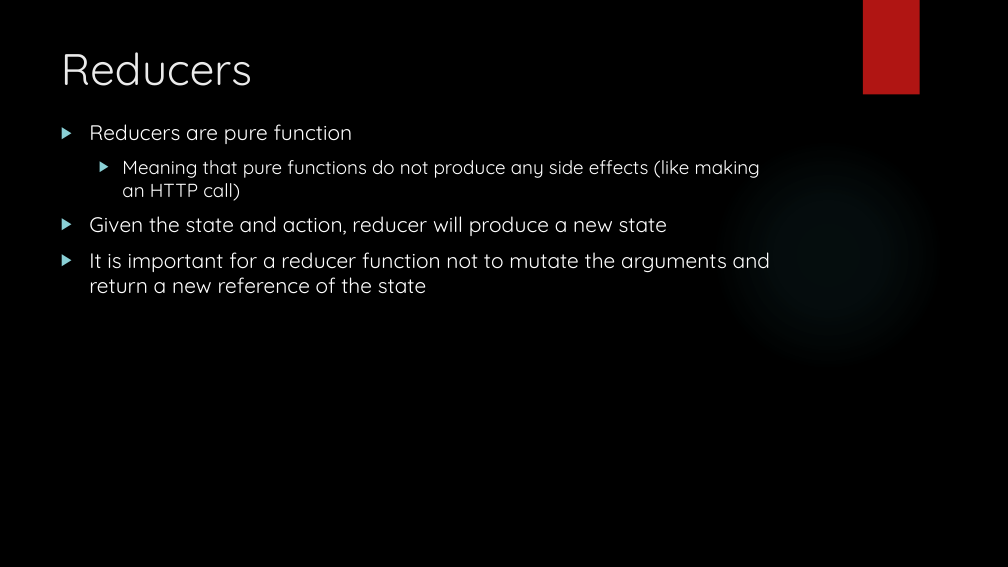
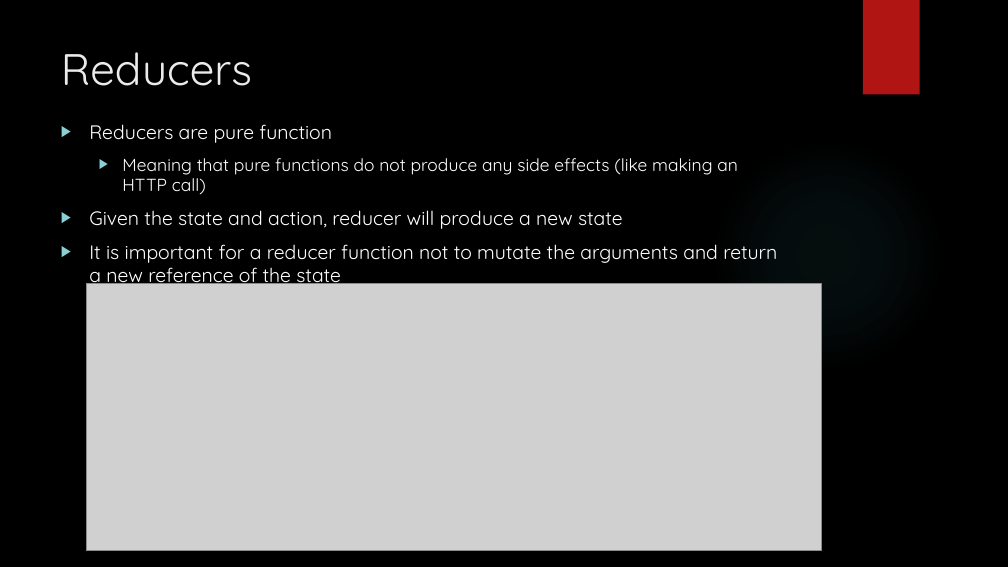
Before and after one commit to hipervee/learnRx, a slide deck: slide 18 of slidesAndImages/Introduction.pptx (slide 17 before the commit). Drawn at 1008x567 pixels with LibreOffice and Linux fonts; fonts in the diff are those of the drawing; grey boxes stand for pictures; background and template pictures are left out. Boxes give left, top, right and bottom in pixels: in the first picture for what was removed or moved away, otherwise in the second. Text is boxed around its words. In the diff, an @@ line names an element or a change of style, - is before the commit and + after.

Commit message:
sfd

```diff
--- a/slidesAndImages/Introduction.pptx
+++ b/slidesAndImages/Introduction.pptx
@@ text "Reducers are pure function" at <box>89,124,777,289</box>: size 20 to 18.5 pt in "Reducers are pure function", "Given the state and action, reducer will ...", "It is important for a reducer function ..."; size 18 to 16.6 pt in "Meaning that pure functions do not produce ..." @@
@@ picture added at <box>86,284,821,551</box> @@
```
Also in this commit, not shown: 2 other slides changed, 2 slides added.
